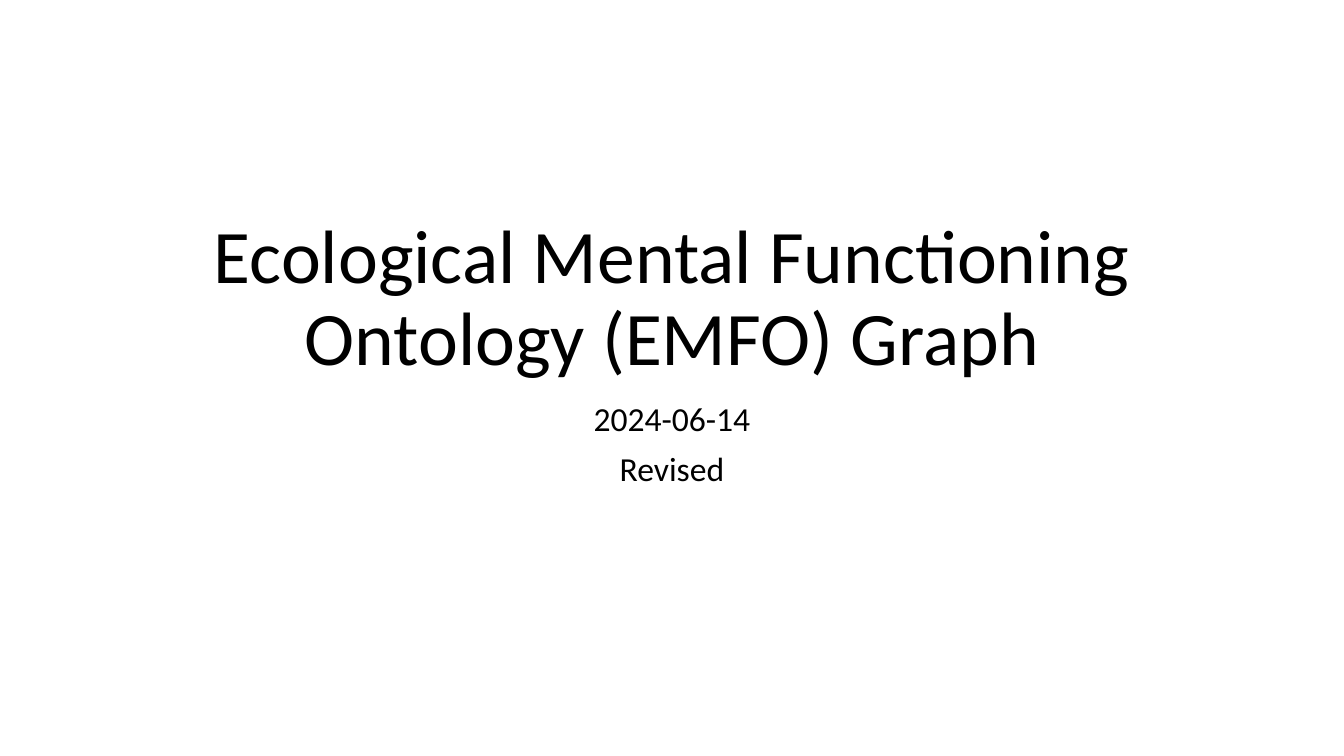
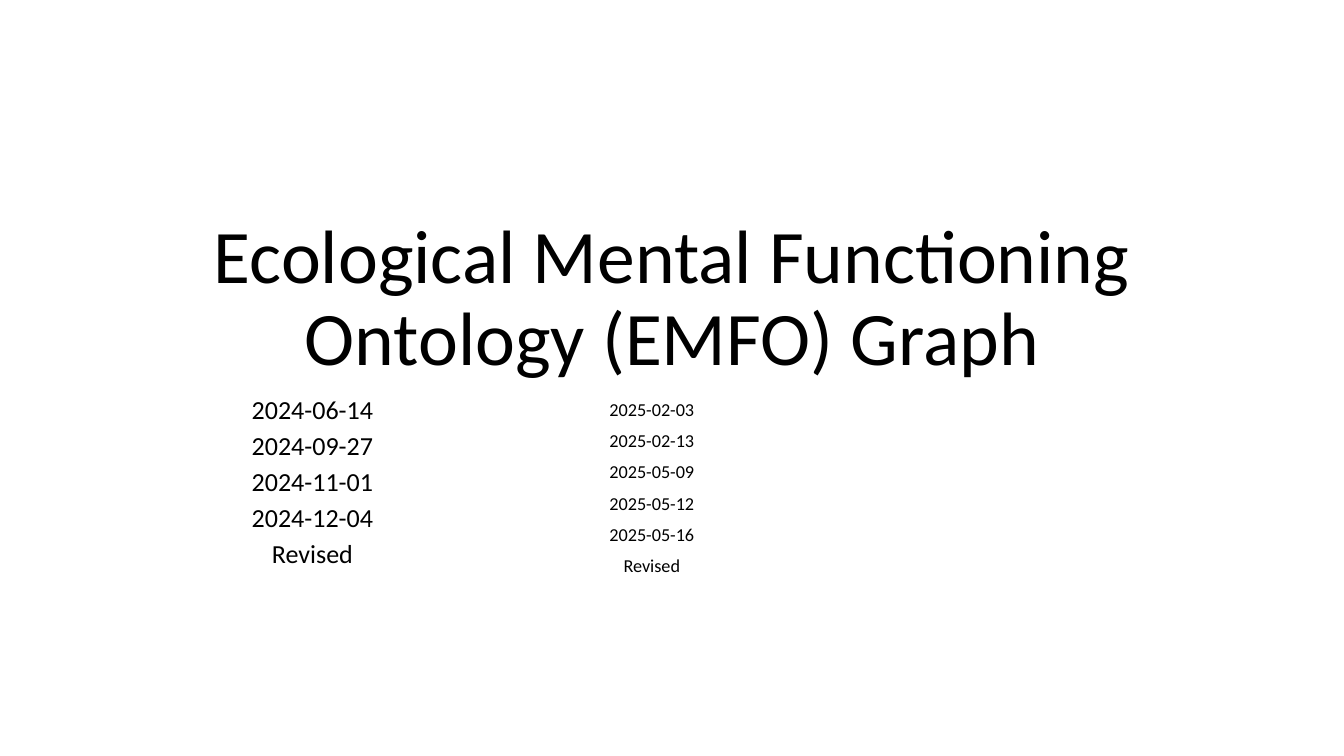
Before and after one commit to CC-RMD-EpiBio/EcologicalMentalFunctioningOntology, a slide deck: slide 1 of EMFO_Picture.pptx. Drawn at 1344x756 pixels with LibreOffice and Linux fonts; fonts in the diff are those of the drawing. Boxes give left, top, right and bottom in pixels: in the first picture for what was removed or moved away, otherwise in the second. Text is boxed around its words. In the diff, an @@ line names an element or a change of style, - is before the commit and + after.

Commit message:
updates based on work around function-ing

```diff
--- a/EMFO_Picture.pptx
+++ b/EMFO_Picture.pptx
@@ subtitle at (x1=252, y1=401, x2=373, y2=563): size 24 to 18.6 pt in "2024-06-14", "Revised"; line spacing 0.9 to 0.7 @@
@@ text added at (x1=609, y1=404, x2=694, y2=572), 12.9 pt, text #000000 @@
+2025-02-03
+2025-02-13
+2025-05-09
+2025-05-12
+2025-05-16
+Revised
@@ subtitle at (x1=252, y1=438, x2=373, y2=527): paragraphs added @@
+2024-09-27
+2024-11-01
+2024-12-04
```
Also in this commit, not shown: 4 other slides changed, 8 slides added, 1 slide removed, 7 other files.
